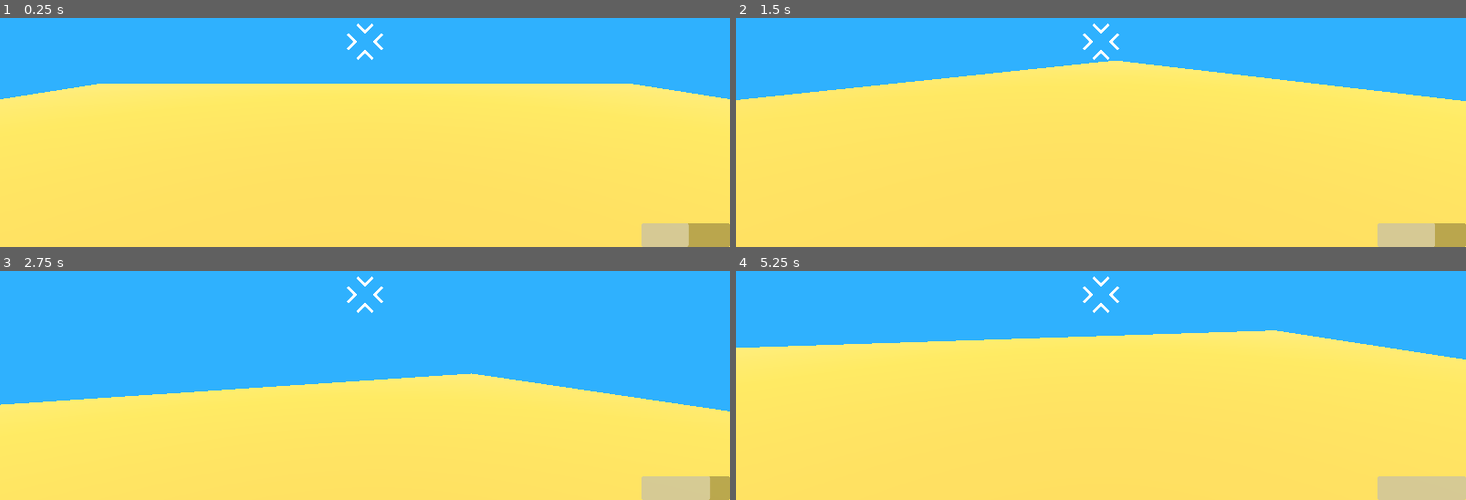
Above: before the commit, frames 1-4 (two rows, left to right).
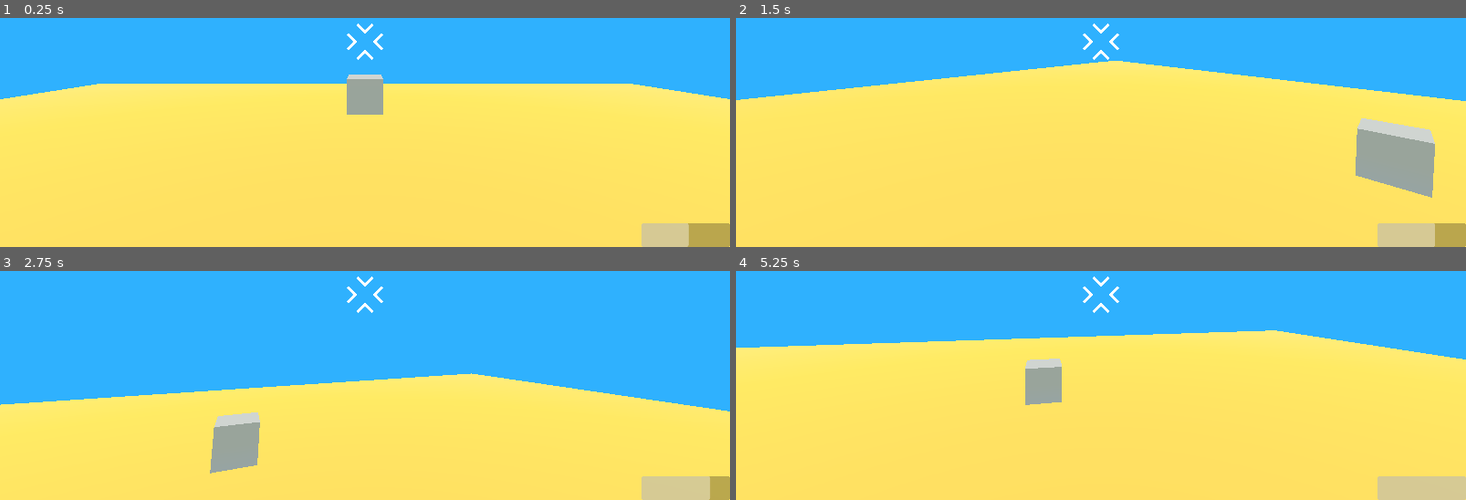
Above: after the commit, the same moments.

Repository: TheShadowfun/StoneX
Game: Godot game, scene res://game.tscn
Two runs of this game, one before a commit and one after it. Both use one fixed random seed, a clock stepped at 60 frames per second and the inputs below.
Inputs (mouse positions are in pixels of both pictures, inside the frame that each line leads up to):
- Up to frame 1 (0.25 s): no input
- Up to frame 2 (1.5 s): move the mouse to (1137, 40) at 0.52 s; hold R (rotate_up, bound only after the commit) from 0.53 s (still down); click (1137, 40) at 0.6 s; tap Space (jump) at 0.77 s; move the mouse to (1064, 43) at 1.27 s; click (1064, 43) at 1.35 s
- Up to frame 3 (2.75 s): keep holding R (rotate_up, bound only after the commit); tap Space (jump) at 1.52 s; move the mouse to (379, 287) at 2.02 s; click (379, 287) at 2.1 s
- Up to frame 4 (5.25 s): keep holding R (rotate_up, bound only after the commit); tap Enter at 2.75 s; move the mouse to (1093, 300) at 2.77 s; click (1093, 300) at 2.85 s; tap Space (jump) at 3.02, 3.77, 4.52 s; move the mouse to (1152, 300) at 3.52 s; click (1152, 300) at 3.6 s; move the mouse to (1042, 289) at 4.27 s; click (1042, 289) at 4.35 s; move the mouse to (1108, 293) at 5.02 s; click (1108, 293) at 5.1 s

The runs differ from the first frame. In frame 1, 0.9% of the frame differs, in the area x 47-53%, y 24-43%; in frame 2, 2.9%, in the area x 84-96%, y 43-79%; in frame 3, 1.5%; in frame 4, 1.0%.

Commit message:
magnet mechanic

Diff:
--- a/game.tscn
+++ b/game.tscn
@@ -23,6 +23,12 @@
 height = 0.9926758
 
 [sub_resource type="CylinderMesh" id="CylinderMesh_feb5d"]
+
+[sub_resource type="BoxShape3D" id="BoxShape3D_feb5d"]
+size = Vector3(0.5, 0.5, 0.5)
+
+[sub_resource type="BoxMesh" id="BoxMesh_fc0e3"]
+size = Vector3(0.5, 0.5, 0.5)
 
 [node name="game" type="Node3D"]
 
@@ -52,3 +58,12 @@
 
 [node name="Test mesh for viewing" type="CSGMesh3D" parent="sun_beam_area"]
 mesh = SubResource("CylinderMesh_feb5d")
+
+[node name="RigidBody3D" type="RigidBody3D" parent="."]
+transform = Transform3D(1, 0, 0, 0, 1, 0, 0, 0, 1, 0, 1, -4)
+
+[node name="CollisionShape3D" type="CollisionShape3D" parent="RigidBody3D"]
+shape = SubResource("BoxShape3D_feb5d")
+
+[node name="MeshInstance3D" type="MeshInstance3D" parent="RigidBody3D"]
+mesh = SubResource("BoxMesh_fc0e3")
--- a/player/character_body_3d.gd
+++ b/player/character_body_3d.gd
@@ -1,6 +1,24 @@
 extends CharacterBody3D
 
 @onready var camera = %Camera3D
+@onready var grab_ray: RayCast3D = $Camera3D/GrabRay
+@onready var hold_position: Node3D = $Camera3D/HoldPosition
+
+var rotating: bool = false
+var previous_mouse_position: Vector2
+
+@export var rotation_speed_degrees: float = 90.0 #degrees per second
+
+# Adjustable distances and movement strength
+@export var hold_distance: float = 4.0
+@export var hold_distance_min: float = 1.0
+@export var hold_distance_max: float = 6.0
+@export var scroll_sensitivity: float = 0.5
+@export var attraction_force: float = 30.0
+@export var max_pickup_distance: float = 8.0
+
+# State tracking
+var held_object: RigidBody3D = null
 
 var _sun_level = 5.0 #should only be modified through intermediate functions
 const _sun_level_max = 10 #we should choose a max sun level
@@ -12,10 +30,77 @@
 signal sun_level_changed(new_level: float)
 
 func _ready():
+	grab_ray.target_position.z = -max_pickup_distance
+	grab_ray.enabled = true
 	Input.set_mouse_mode(Input.MOUSE_MODE_CAPTURED)
 	add_to_group("player")
 
+func _input(event):
+	if held_object and event is InputEventMouseButton:
+		if event.button_index == MOUSE_BUTTON_WHEEL_DOWN:
+			hold_distance = clamp(hold_distance - scroll_sensitivity, hold_distance_min, hold_distance_max)
+		elif event.button_index == MOUSE_BUTTON_WHEEL_UP:
+			hold_distance = clamp(hold_distance + scroll_sensitivity, hold_distance_min, hold_distance_max)
 
+	# rotation
+func rotate_held_object(_delta):
+	if not held_object:
+		return
+
+	var rotation = Vector3.ZERO
+
+	if Input.is_action_pressed("rotate_left"):
+		rotation.y += 1
+	if Input.is_action_pressed("rotate_right"):
+		rotation.y -= 1
+	if Input.is_action_pressed("rotate_up"):
+		rotation.x += 1
+	if Input.is_action_pressed("rotate_down"):
+		rotation.x -= 1
+	if Input.is_action_pressed("rotate_roll_left"):
+		rotation.z += 1
+	if Input.is_action_pressed("rotate_roll_right"):
+		rotation.z -= 1
+
+	if rotation != Vector3.ZERO:
+		# Convert to radians
+		var rotation_speed = deg_to_rad(rotation_speed_degrees)
+		var rotation_radians = rotation * rotation_speed * _delta
+
+		var basis = held_object.global_transform.basis
+		basis = basis.rotated(Vector3.RIGHT, rotation_radians.x)
+		basis = basis.rotated(Vector3.UP, rotation_radians.y)
+		basis = basis.rotated(Vector3.BACK, rotation_radians.z)
+		held_object.global_transform.basis = basis.orthonormalized()
+
+func update_hold_position():
+# Always position hold point in front of camera
+	var forward = -camera.global_transform.basis.z
+	hold_position.global_transform.origin = camera.global_transform.origin + forward * hold_distance
+
+func try_grab_object():
+	grab_ray.force_raycast_update()
+	if grab_ray.is_colliding():
+		var target = grab_ray.get_collider()
+		if target is RigidBody3D:
+			held_object = target
+			held_object.gravity_scale = 0.0
+			held_object.linear_damp = 10
+			held_object.angular_damp = 10
+
+func release_object():
+	if held_object:
+		held_object.gravity_scale = 5.0
+		held_object = null
+
+func move_held_object(_delta):
+	var target_pos = hold_position.global_transform.origin
+	var current_pos = held_object.global_transform.origin
+	var direction = target_pos - current_pos
+	var force = direction * attraction_force
+	held_object.apply_central_force(force)
+
+# camera movement
 func _unhandled_input(event):
 	if event is InputEventMouseMotion:
 		rotation_degrees.y -= event.relative.x  * 0.5
@@ -48,6 +133,17 @@
 
 	velocity.y -= 20.0 * delta
 
+		# magnet grabbing
+	update_hold_position()
+	if Input.is_action_just_pressed("gravity_grab"):
+		if held_object:
+			release_object()
+		else:
+			try_grab_object()
+	if held_object:
+		move_held_object(delta)
+		rotate_held_object(delta)
+
 	if Input.is_action_just_pressed("jump") and is_on_floor():
 		velocity.y = 10
 	elif Input.is_action_just_released("jump") and velocity.y > 0.0:
--- a/player/player.tscn
+++ b/player/player.tscn
@@ -17,6 +17,10 @@
 unique_name_in_owner = true
 transform = Transform3D(1, 0, 0, 0, 1, 0, 0, 0, 1, 0, 1.4883568, 0)
 
+[node name="GrabRay" type="RayCast3D" parent="Camera3D"]
+
+[node name="HoldPosition" type="Node3D" parent="Camera3D"]
+
 [node name="Reticle" type="TextureRect" parent="."]
 anchors_preset = 8
 anchor_left = 0.5
--- a/project.godot
+++ b/project.godot
@@ -48,6 +48,41 @@
 "events": [Object(InputEventKey,"resource_local_to_scene":false,"resource_name":"","device":-1,"window_id":0,"alt_press …(191 unchanged characters)…
 ]
 }
+gravity_grab={
+"deadzone": 0.2,
+"events": [Object(InputEventMouseButton,"resource_local_to_scene":false,"resource_name":"","device":-1,"window_id":0,"alt_pressed":false,"shift_pressed":false,"ctrl_pressed":false,"meta_pressed":false,"button_mask":1,"position":Vector2(89, 12),"global_position":Vector2(98, 60),"factor":1.0,"button_index":1,"canceled":false,"pressed":true,"double_click":false,"script":null)
+]
+}
+rotate_left={
+"deadzone": 0.2,
+"events": [Object(InputEventKey,"resource_local_to_scene":false,"resource_name":"","device":-1,"window_id":0,"alt_pressed":false,"shift_pressed":false,"ctrl_pressed":false,"meta_pressed":false,"pressed":false,"keycode":0,"physical_keycode":81,"key_label":0,"unicode":113,"location":0,"echo":false,"script":null)
+]
+}
+rotate_right={
+"deadzone": 0.2,
+"events": [Object(InputEventKey,"resource_local_to_scene":false,"resource_name":"","device":-1,"window_id":0,"alt_pressed":false,"shift_pressed":false,"ctrl_pressed":false,"meta_pressed":false,"pressed":false,"keycode":0,"physical_keycode":69,"key_label":0,"unicode":101,"location":0,"echo":false,"script":null)
+]
+}
+rotate_up={
+"deadzone": 0.2,
+"events": [Object(InputEventKey,"resource_local_to_scene":false,"resource_name":"","device":-1,"window_id":0,"alt_pressed":false,"shift_pressed":false,"ctrl_pressed":false,"meta_pressed":false,"pressed":false,"keycode":0,"physical_keycode":82,"key_label":0,"unicode":114,"location":0,"echo":false,"script":null)
+]
+}
+rotate_down={
+"deadzone": 0.2,
+"events": [Object(InputEventKey,"resource_local_to_scene":false,"resource_name":"","device":-1,"window_id":0,"alt_pressed":false,"shift_pressed":false,"ctrl_pressed":false,"meta_pressed":false,"pressed":false,"keycode":0,"physical_keycode":70,"key_label":0,"unicode":102,"location":0,"echo":false,"script":null)
+]
+}
+rotate_roll_left={
+"deadzone": 0.2,
+"events": [Object(InputEventKey,"resource_local_to_scene":false,"resource_name":"","device":-1,"window_id":0,"alt_pressed":false,"shift_pressed":false,"ctrl_pressed":false,"meta_pressed":false,"pressed":false,"keycode":0,"physical_keycode":90,"key_label":0,"unicode":122,"location":0,"echo":false,"script":null)
+]
+}
+rotate_roll_right={
+"deadzone": 0.2,
+"events": [Object(InputEventKey,"resource_local_to_scene":false,"resource_name":"","device":-1,"window_id":0,"alt_pressed":false,"shift_pressed":false,"ctrl_pressed":false,"meta_pressed":false,"pressed":false,"keycode":0,"physical_keycode":67,"key_label":0,"unicode":99,"location":0,"echo":false,"script":null)
+]
+}
 
 [rendering]
 
Not shown: 1 places in game.tscn that only renumber resources
